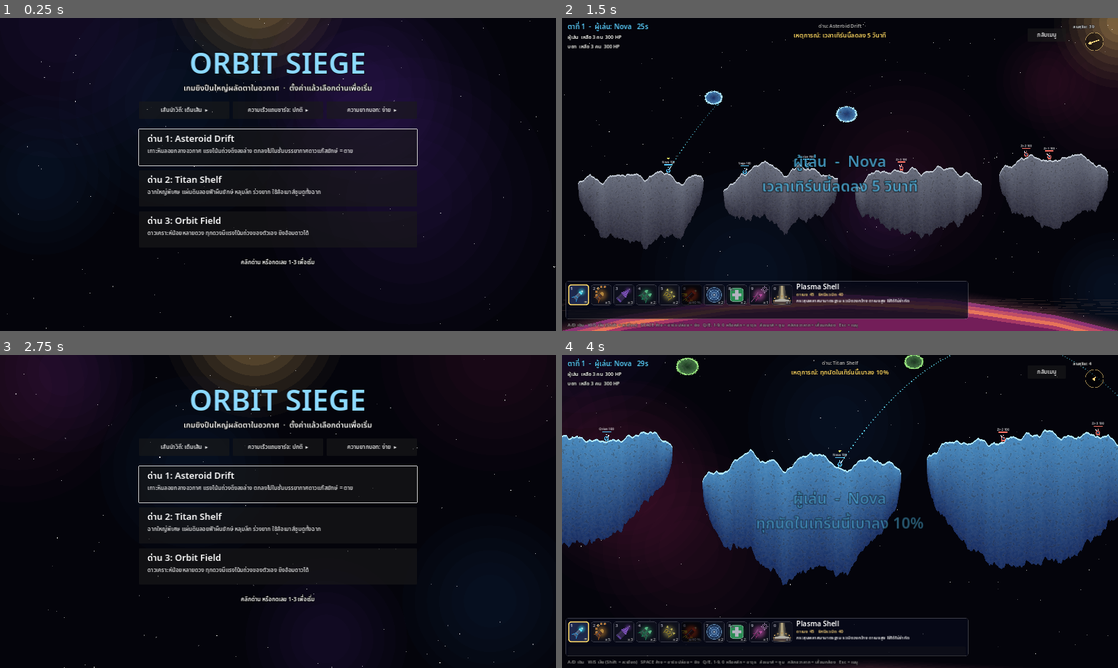
Above: before the commit, frames 1-4 (two rows, left to right).
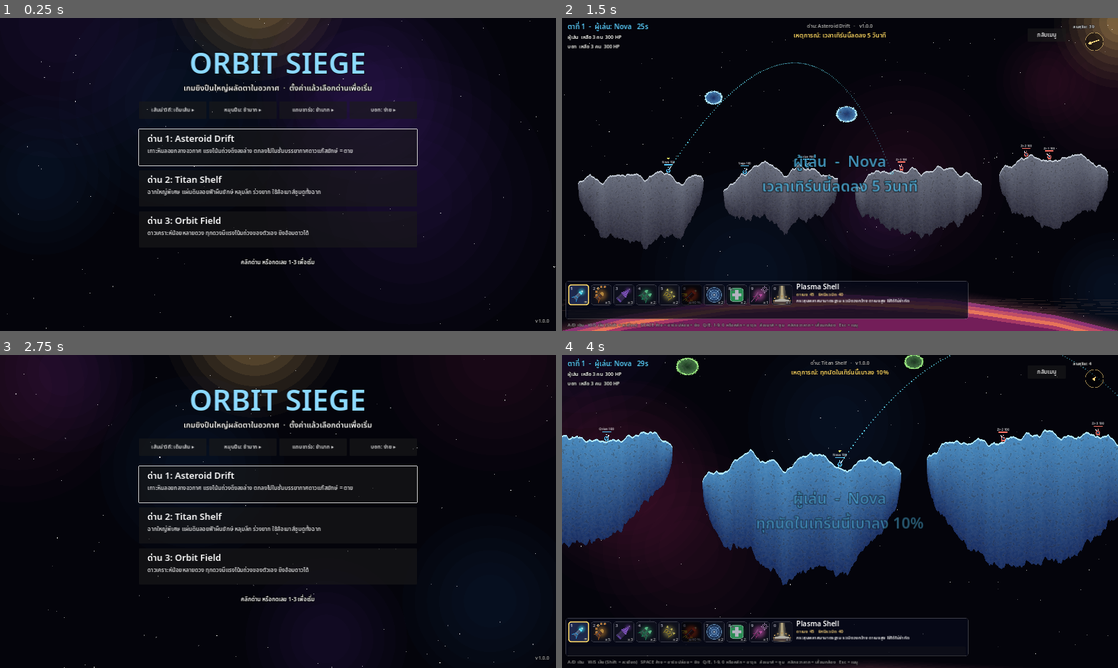
Above: after the commit, the same moments.

Repository: Pid924/OrbitSiege
Game: Godot game, scene res://scenes/menu.tscn
Same seed, same stepped clock (60 frames per second), same inputs: the game is played once before the commit and once after it.
Inputs (mouse positions are in pixels of both pictures, inside the frame that each line leads up to):
- Up to frame 1 (0.25 s): no input
- Up to frame 2 (1.5 s): click "ด่าน 1: Asteroid Drift" at 0.5 s; tap Enter at 1.25 s; move the mouse to (812, 237) at 1.27 s; hold W from 1.28 s (still down); hold Shift from 1.28 s (still down); click (812, 237) at 1.42 s
- Up to frame 3 (2.75 s): tap Space at 1.52 s; release W at 2 s; release Shift at 2 s; click "กลับเมนู" at 2 s
- Up to frame 4 (4 s): click "ด่าน 2: Titan Shelf" at 2.75 s; drag from (1006, 558) to (812, 574) at 3.52 s

The runs differ from the first frame. In frame 1, 0.4% of the frame differs, in the area x 27-99%, y 28-98%; in frame 2, 0.2%; in frame 3, 0.4%; in frame 4, less than 0.1%.

Commit message:
Release 1.0.0: crate ammo loot, aim speed option, slowest defaults
- Supply crates now always hold +1 ammo of a random weapon 2-9 or 0
- Menu option for barrel turn speed; aim and charge default to slowest
- Version 1.0.0 shown on the menu and in-game; CHANGELOG.md added
- Rebuild web export

Co-Authored-By: Claude Opus 5.5 <noreply@anthropic.com>
Claude-Session: https://claude.ai/code/session_01Lo9zaQgDYn7BjieRUw61Dn

Diff:
--- a/project.godot
+++ b/project.godot
@@ -5,6 +5,7 @@
 
 config/name="Orbit Siege"
 config/description="Turn-based space artillery prototype."
+config/version="1.0.0"
 run/main_scene="res://scenes/menu.tscn"
 config/features=PackedStringArray("4.2", "GL Compatibility")
 
--- a/scripts/controllers/player_controller.gd
+++ b/scripts/controllers/player_controller.gd
@@ -4,8 +4,6 @@
 const Weapons := preload("res://scripts/sim/weapons.gd")
 const GameSettings := preload("res://scripts/game/game_settings.gd")
 
-const AIM_SPEED := 0.8
-const FINE_AIM_SPEED := 0.2
 
 var game
 var team := 0
@@ -48,7 +46,9 @@
 	if Input.is_physical_key_pressed(KEY_S) or Input.is_physical_key_pressed(KEY_DOWN):
 		aim += 1.0
 	if aim != 0.0:
-		var speed := FINE_AIM_SPEED if Input.is_physical_key_pressed(KEY_SHIFT) else AIM_SPEED
+		var speed: float = GameSettings.AIM_OPTIONS[GameSettings.aim_speed][1]
+		if Input.is_physical_key_pressed(KEY_SHIFT):
+			speed *= 0.25
 		game.submit_command({"type": "aim", "team": team, "angle": unit.aim_angle + aim * speed * delta})
 
 	if Input.is_physical_key_pressed(KEY_SPACE):
--- a/scripts/game/crate.gd
+++ b/scripts/game/crate.gd
@@ -6,7 +6,7 @@
 const MAX_FALL_SPEED := 110.0
 const PICKUP_RADIUS := 24.0
 
-var kind := "heal"  # heal | ammo | power
+var kind := "ammo"
 var landed := false
 var gone := false
 var velocity := Vector2.ZERO
--- a/scripts/game/game_settings.gd
+++ b/scripts/game/game_settings.gd
@@ -24,12 +24,17 @@
 
 ## How much of the predicted flight path the human player sees, in seconds of flight.
 const GUIDE_OPTIONS := [["ปิด", 0.0], ["สั้น", 0.35], ["กลาง", 0.9], ["ยาว", 2.0], ["เต็มเส้น", 12.0]]
+const VERSION := "1.0.0"
+
 ## [label, seconds to fill the charge bar] for the human player.
-const CHARGE_OPTIONS := [["เร็ว", 1.6], ["ปกติ", 2.6], ["ช้า", 3.6], ["ช้ามาก", 5.0]]
+const CHARGE_OPTIONS := [["ช้ามาก", 5.0], ["ช้า", 3.6], ["ปกติ", 2.6], ["เร็ว", 1.6]]
+## [label, barrel turn speed in rad/s] for the human player. Shift aims at a quarter of this.
+const AIM_OPTIONS := [["ช้ามาก", 0.4], ["ช้า", 0.6], ["ปกติ", 0.8], ["เร็ว", 1.2]]
 ## [label, aim error (deg), power error]
 const BOT_LEVELS := [["ง่าย", 3.0, 0.03], ["ปกติ", 0.8, 0.01], ["ยาก", 0.25, 0.004]]
 
 static var stage := "drift"
 static var guide := 4  # full line
 static var bot_level := 0  # easy
-static var charge_speed := 1
+static var charge_speed := 0  # slowest
+static var aim_speed := 0  # slowest
--- a/scripts/game/match.gd
+++ b/scripts/game/match.gd
@@ -32,8 +32,6 @@
 const REFIRE_DELAY := 0.35
 const MAX_WIND := 55.0
 const MAX_CRATES := 4
-const CRATE_HEAL := 35
-const POWER_BONUS := 0.25
 const EVENT_CHANCE := 0.4
 ## Turn events: [id, banner text]. Effects are applied in _start_turn / on_detonation.
 const EVENTS := [
@@ -43,7 +41,8 @@
 	["time_up", "เวลาเทิร์นนี้เพิ่มขึ้น 5 วินาที"],
 	["blast_up", "ระเบิดเทิร์นนี้กว้างขึ้น 10%"],
 ]
-const AMMO_LOOT := ["cluster", "driller", "double", "triple", "snare", "mender", "seeker", "sky"]
+## Crates hold one extra use of any weapon except the unlimited Plasma Shell.
+const AMMO_LOOT := ["cluster", "driller", "double", "triple", "rage", "snare", "mender", "seeker", "sky"]
 const TEAM_COLORS := [Color(0.35, 0.8, 1.0), Color(1.0, 0.45, 0.4)]
 const TEAM_NAMES := ["ผู้เล่น", "บอท"]
 const UNIT_NAMES := [["Nova", "Orion", "Vega"], ["Zr-1", "Zr-2", "Zr-3"]]
@@ -74,7 +73,6 @@
 var crates: Array = []
 var turns_since_drop := 0
 var turn_event := ""  # id from EVENTS, or "" for a normal turn
-var team_power := [false, false]  # next shot gets POWER_BONUS from a crate
 var shot_dmg_mult := 1.0
 var shot_radius_mult := 1.0
 var pending_strikes: Array = []  # {"pos", "axis", "weapon", "time"} for sky beams on their way down
@@ -330,9 +328,6 @@
 		shot_dmg_mult *= 1.1
 	elif turn_event == "dmg_down":
 		shot_dmg_mult *= 0.9
-	if team_power[current_team]:
-		team_power[current_team] = false
-		shot_dmg_mult *= 1.0 + POWER_BONUS
 	shot_radius_mult = 1.1 if turn_event == "blast_up" else 1.0
 	_launch(last_shot)
 	# Special weapons are one-off picks: the next turn starts back on weapon 1.
@@ -550,8 +545,7 @@
 	crates = crates.filter(func(c): return not c.gone)
 	if crates.size() >= MAX_CRATES:
 		return
-	var kinds := ["heal", "ammo", "power"]
-	var kind: String = kinds[rng.randi() % kinds.size()]
+	var kind := "ammo"
 	var pos: Vector2
 	if physics.planets.is_empty():
 		pos = Vector2(rng.randf_range(80.0, world_size.x - 80.0), -60.0)
@@ -579,17 +573,9 @@
 
 
 func _collect(crate, unit) -> void:
-	var text := ""
-	match crate.kind:
-		"heal":
-			text = "+%d HP" % unit.heal(CRATE_HEAL)
-		"ammo":
-			var id: String = AMMO_LOOT[rng.randi() % AMMO_LOOT.size()]
-			team_ammo[unit.team][id] = team_ammo[unit.team].get(id, 0) + 1
-			text = "+1 %s" % Weapons.get_def(id).name
-		"power":
-			team_power[unit.team] = true
-			text = "นัดถัดไปแรงขึ้น %d%%" % int(POWER_BONUS * 100)
+	var id: String = AMMO_LOOT[rng.randi() % AMMO_LOOT.size()]
+	team_ammo[unit.team][id] = team_ammo[unit.team].get(id, 0) + 1
+	var text := "+1 นัด เบอร์ %d %s" % [(Weapons.LIST.find(id) + 1) % 10, Weapons.get_def(id).name]
 	_float_text(unit.body_center() + Vector2(0, -50), text, Color(0.6, 1.0, 0.6))
 	crates.erase(crate)
 	crate.queue_free()
--- a/scripts/ui/hud.gd
+++ b/scripts/ui/hud.gd
@@ -46,7 +46,7 @@
 	game = game_ref
 	game.turn_started.connect(_on_turn_started)
 	game.game_over.connect(_on_game_over)
-	stage_label.text = "ด่าน: %s" % GameSettings.STAGES[game.stage].name
+	stage_label.text = "ด่าน: %s   ·   v%s" % [GameSettings.STAGES[game.stage].name, GameSettings.VERSION]
 
 
 func _ready() -> void:
@@ -208,8 +208,6 @@
 			if unit.team == team:
 				hp += unit.hp
 		var line := "%s  เหลือ %d คน  %d HP" % [game.TEAM_NAMES[team], game.alive_count(team), hp]
-		if game.team_power[team]:
-			line += "   ⚡ นัดถัดไปแรงขึ้น"
 		lines.append(line)
 	teams_label.text = "\n".join(lines)
 	wind_gauge.wind = game.physics.wind
--- a/scripts/ui/menu.gd
+++ b/scripts/ui/menu.gd
@@ -7,6 +7,7 @@
 var guide_button: Button
 var bot_button: Button
 var charge_button: Button
+var aim_button: Button
 
 
 func _ready() -> void:
@@ -29,12 +30,17 @@
 		GameSettings.guide = (GameSettings.guide + 1) % GameSettings.GUIDE_OPTIONS.size()
 		_refresh_options())
 	ui.add_child(guide_button)
-	charge_button = _option_button(Vector2(670, 240))
+	aim_button = _option_button(Vector2(602, 240))
+	aim_button.pressed.connect(func():
+		GameSettings.aim_speed = (GameSettings.aim_speed + 1) % GameSettings.AIM_OPTIONS.size()
+		_refresh_options())
+	ui.add_child(aim_button)
+	charge_button = _option_button(Vector2(804, 240))
 	charge_button.pressed.connect(func():
 		GameSettings.charge_speed = (GameSettings.charge_speed + 1) % GameSettings.CHARGE_OPTIONS.size()
 		_refresh_options())
 	ui.add_child(charge_button)
-	bot_button = _option_button(Vector2(940, 240))
+	bot_button = _option_button(Vector2(1006, 240))
 	bot_button.pressed.connect(func():
 		GameSettings.bot_level = (GameSettings.bot_level + 1) % GameSettings.BOT_LEVELS.size()
 		_refresh_options())
@@ -67,21 +73,27 @@
 		if i == 0:
 			b.grab_focus()
 	ui.add_child(_label("คลิกด่าน หรือกดเลข 1-%d เพื่อเริ่ม" % GameSettings.STAGE_ORDER.size(), Vector2(0, 690), 16))
+	var version := _label("v%s" % GameSettings.VERSION, Vector2(0, 860), 14)
+	version.horizontal_alignment = HORIZONTAL_ALIGNMENT_RIGHT
+	version.size.x = 1580
+	version.modulate = Color(1, 1, 1, 0.6)
+	ui.add_child(version)
 
 
 func _option_button(pos: Vector2) -> Button:
 	var b := Button.new()
 	b.position = pos
-	b.size = Vector2(260, 50)
+	b.size = Vector2(194, 50)
 	b.focus_mode = Control.FOCUS_NONE
-	b.add_theme_font_size_override("font_size", 16)
+	b.add_theme_font_size_override("font_size", 15)
 	return b
 
 
 func _refresh_options() -> void:
-	guide_button.text = "เส้นนำวิถี: %s  ▸" % GameSettings.GUIDE_OPTIONS[GameSettings.guide][0]
-	charge_button.text = "ความเร็วแถบชาร์จ: %s  ▸" % GameSettings.CHARGE_OPTIONS[GameSettings.charge_speed][0]
-	bot_button.text = "ความยากบอท: %s  ▸" % GameSettings.BOT_LEVELS[GameSettings.bot_level][0]
+	guide_button.text = "เส้นนำวิถี: %s ▸" % GameSettings.GUIDE_OPTIONS[GameSettings.guide][0]
+	aim_button.text = "หมุนปืน: %s ▸" % GameSettings.AIM_OPTIONS[GameSettings.aim_speed][0]
+	charge_button.text = "แถบชาร์จ: %s ▸" % GameSettings.CHARGE_OPTIONS[GameSettings.charge_speed][0]
+	bot_button.text = "บอท: %s ▸" % GameSettings.BOT_LEVELS[GameSettings.bot_level][0]
 
 
 func _label(text: String, pos: Vector2, font_size: int) -> Label:
Not shown, added: CHANGELOG.md
Not shown, changed: docs/index.pck
